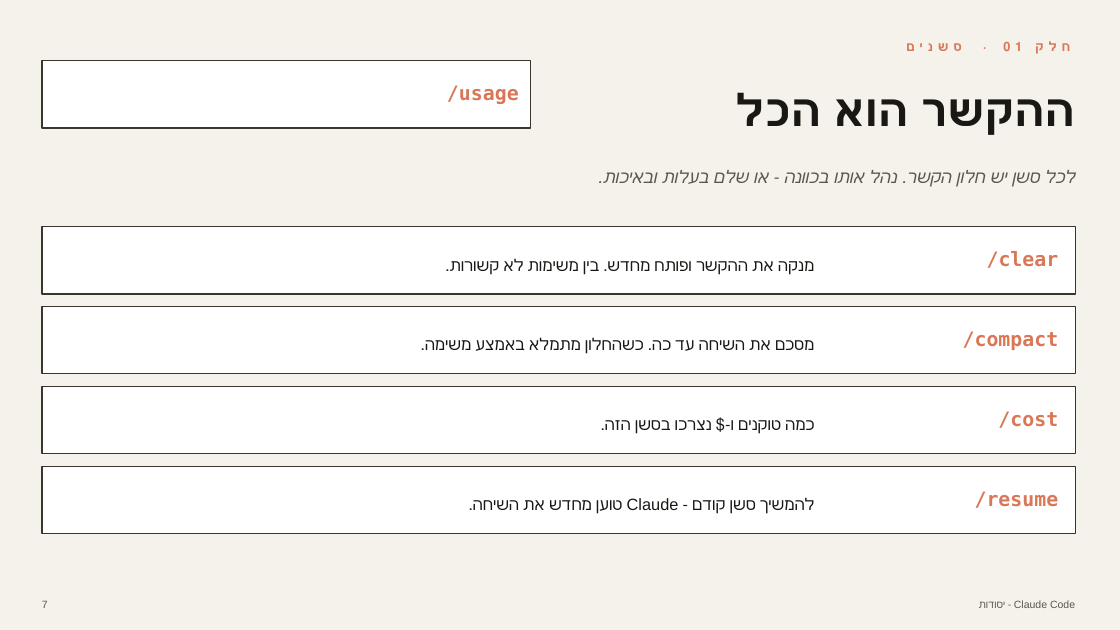
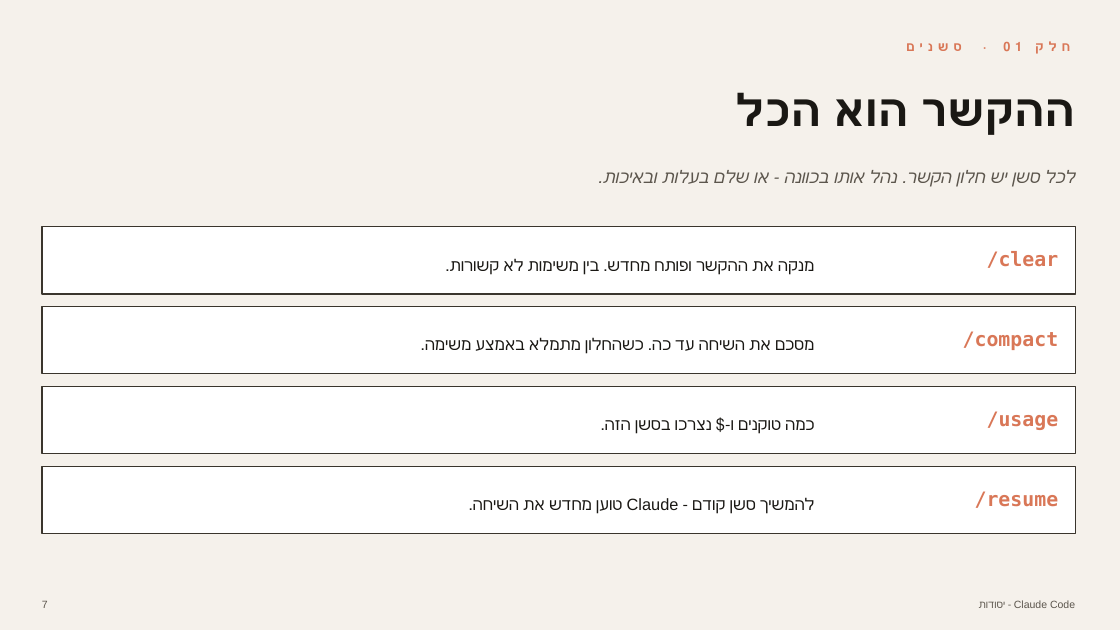
Before and after one commit to talgurevich/claude101, a slide deck: slide 18 of session-01/claude-code-deck1-he.pptx. Drawn at 1120x630 pixels with LibreOffice and Linux fonts; fonts in the diff are those of the drawing. Boxes give left, top, right and bottom in pixels: in the first picture for what was removed or moved away, otherwise in the second. Text is boxed around its words. In the diff, an @@ line names an element or a change of style, - is before the commit and + after.

```diff
--- a/session-01/claude-code-deck1-he.pptx
+++ b/session-01/claude-code-deck1-he.pptx
@@ rectangle removed at (42, 60, 531, 128) @@
@@ text removed at (447, 85, 519, 104) @@
-/usage
@@ text at (987, 411, 1059, 430): text changed @@
-/cost
+/usage
```
Also in this commit, not shown: 2 other files.
